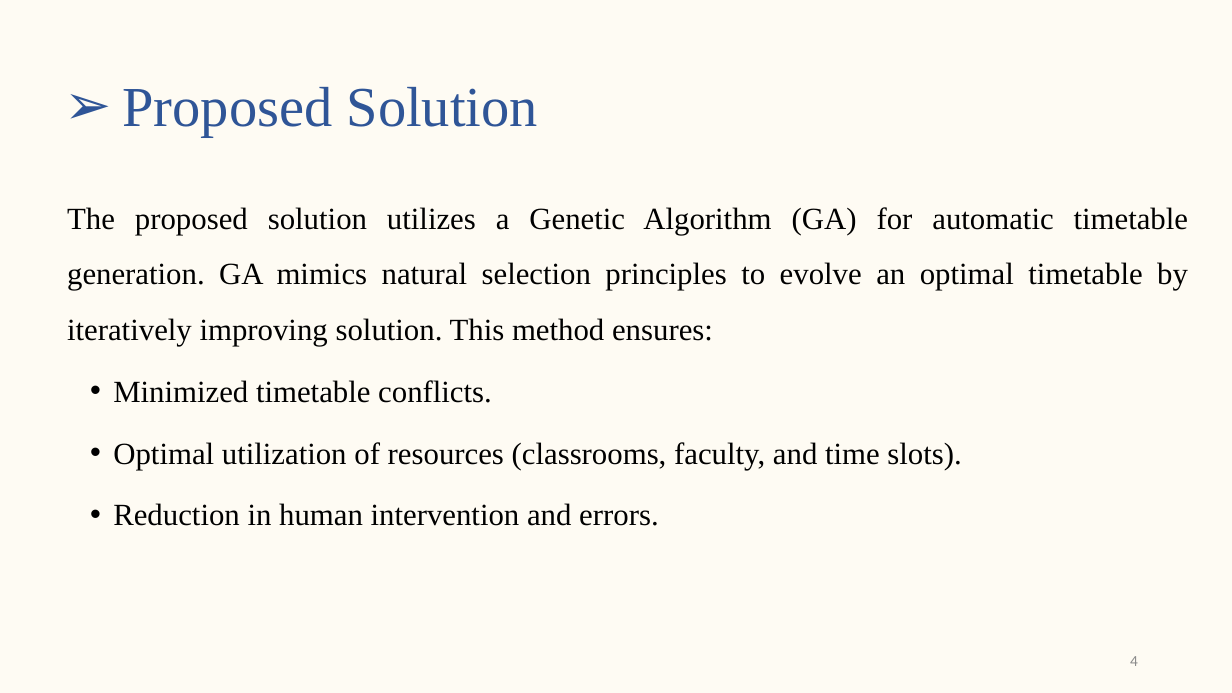
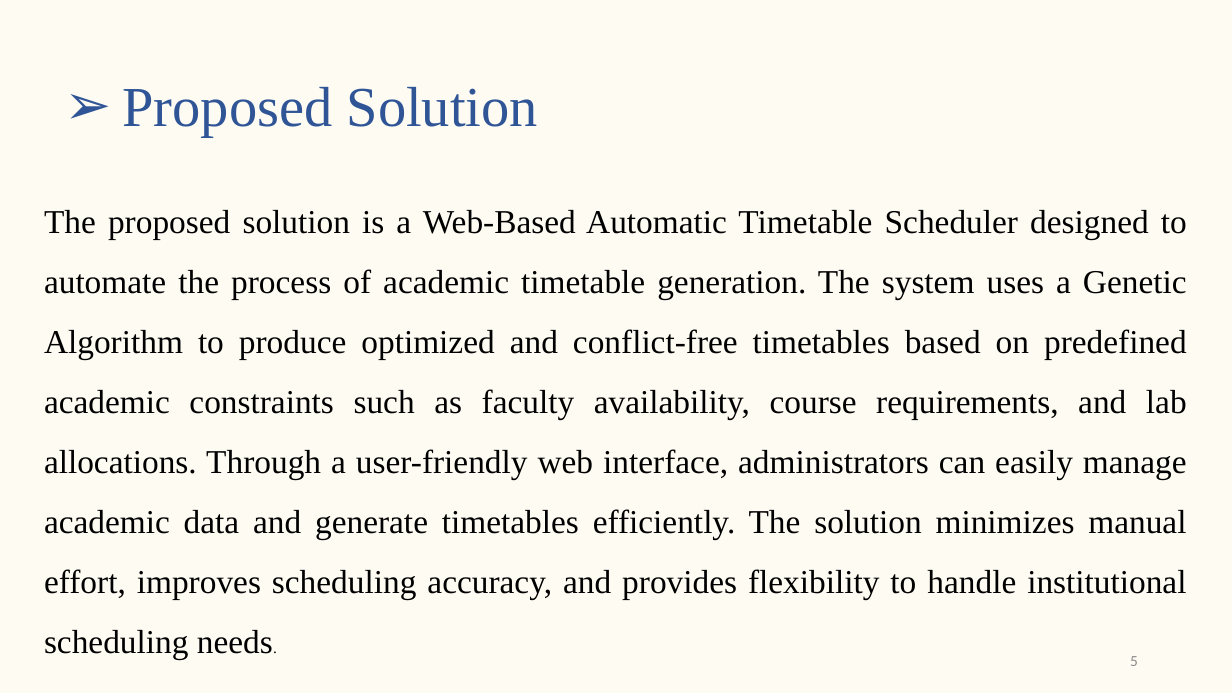
Before and after one commit to gaurav-g-alva/Collection, a slide deck: slide 5 of Project-Complete docs/Synopsis Presentation.pptx (slide 4 before the commit). Drawn at 1232x693 pixels with LibreOffice and Linux fonts; fonts in the diff are those of the drawing. Boxes give left, top, right and bottom in pixels: in the first picture for what was removed or moved away, otherwise in the second. Text is boxed around its words. In the diff, an @@ line names an element or a change of style, - is before the commit and + after.

```diff
--- a/Project-Complete docs/Synopsis Presentation.pptx
+++ b/Project-Complete docs/Synopsis Presentation.pptx
@@ text at box(44, 210, 1187, 660): text changed; size 24 to 26 pt @@
-The proposed solution utilizes a Genetic Algorithm (GA) for automatic timetable generation. GA mimics natural selection principles to evolve an optimal timetable by iteratively improving solution. This method ensures:
-  • Minimized timetable conflicts.
-  • Optimal utilization of resources (classrooms, faculty, and time slots).
-  • Reduction in human intervention and errors.
+The proposed solution is a Web-Based Automatic Timetable Scheduler designed to automate the process of academic timetable generation. The system uses a Genetic Algorithm to produce optimized and conflict-free timetables based on predefined academic constraints such as faculty availability, course requirements, and lab allocations. Through a user-friendly web interface, administrators can easily manage academic data and generate timetables efficiently. The solution minimizes manual effort, improves scheduling accuracy, and provides flexibility to handle institutional scheduling needs.
@@ page number at box(1130, 656, 1138, 666): text changed @@
-4
+5
```
Also in this commit, not shown: 5 other slides changed, 9 slides added, 2 slides removed, 1 other file.
